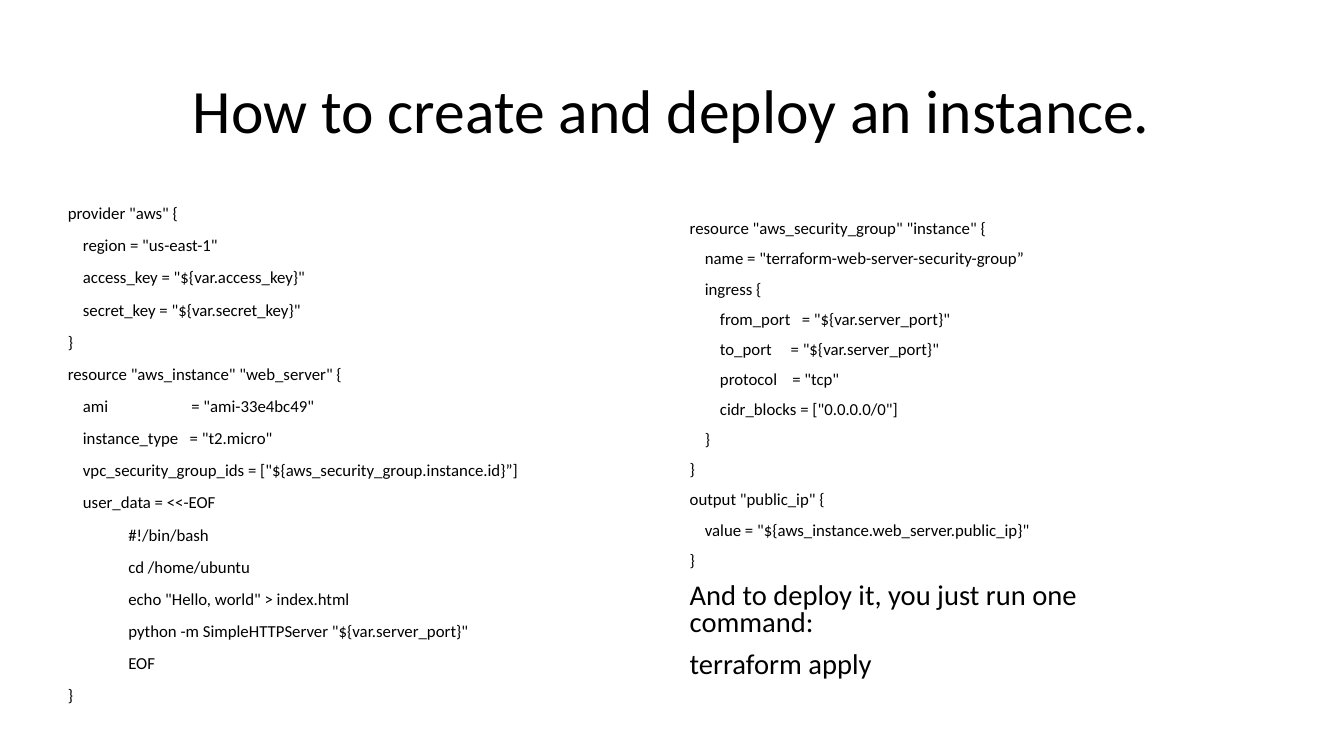
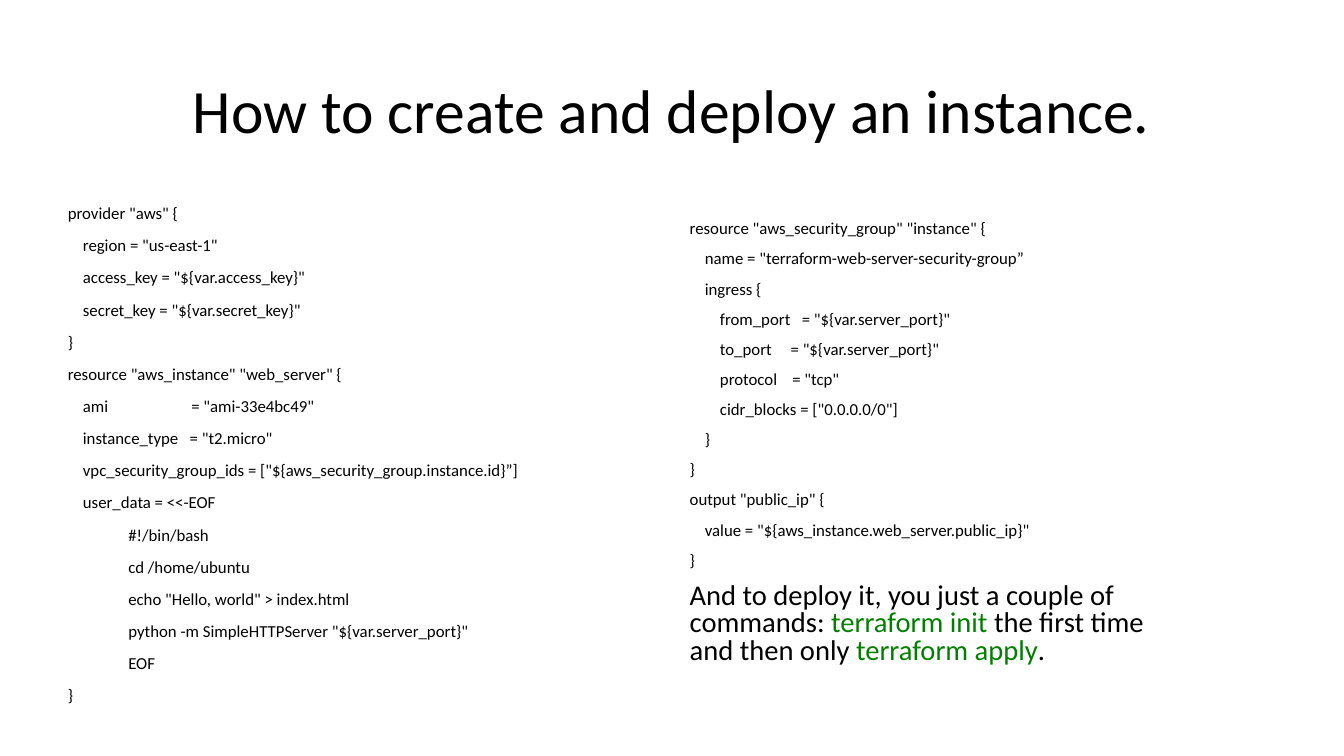
Before and after one commit to JlccX/terraform-training, a slide deck: slide 13 of Terraform.pptx (slide 10 before the commit). Drawn at 1344x756 pixels with LibreOffice and Linux fonts; fonts in the diff are those of the drawing. Boxes give left, top, right and bottom in pixels: in the first picture for what was removed or moved away, otherwise in the second. Text is boxed around its words. In the diff, an @@ line names an element or a change of style, - is before the commit and + after.

```diff
--- a/Terraform.pptx
+++ b/Terraform.pptx
@@ text at box(690, 585, 1144, 665): text changed @@
-And to deploy it, you just run one command:
-terraform apply
+And to deploy it, you just a couple of commands: terraform init the first time and then only terraform apply.
```
Also in this commit, not shown: 3 other slides changed, 7 slides added, 54 other files.
